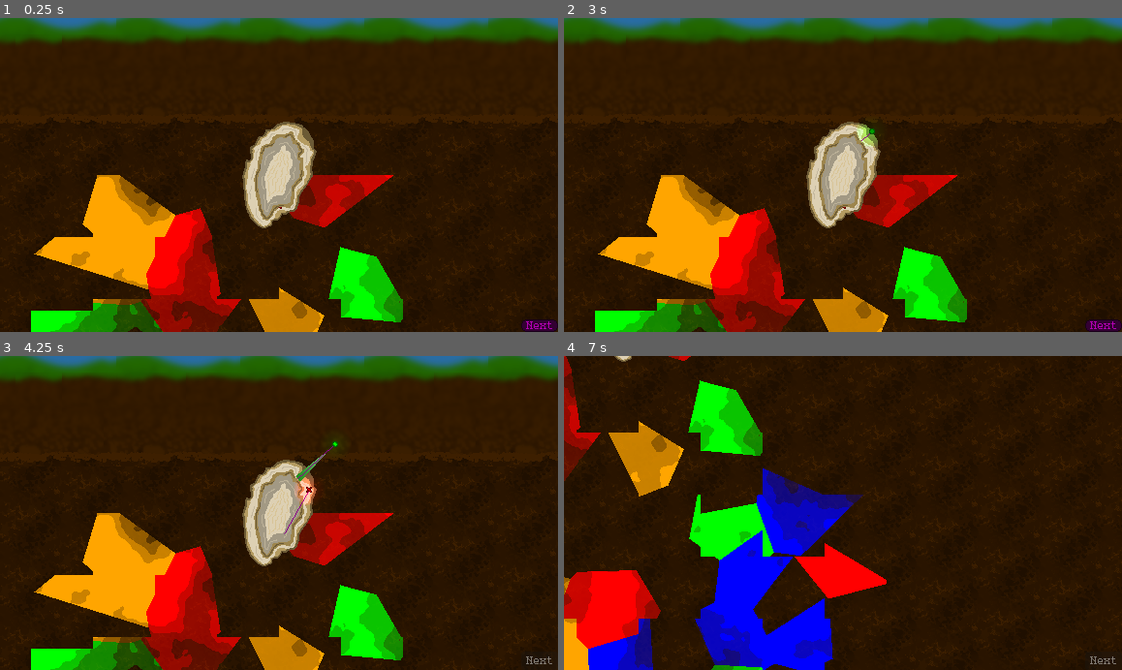
Above: before the commit, frames 1-4 (two rows, left to right).
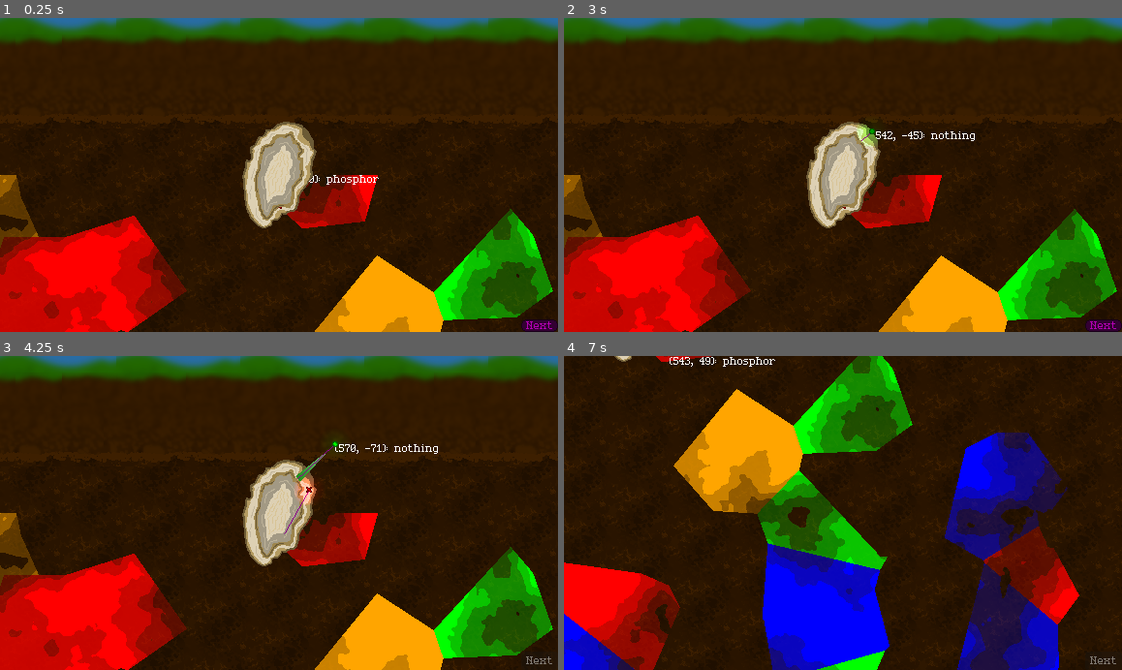
Above: after the commit, the same moments.

Repository: dragonryan06/trellis
Game: Godot game, scene res://test_world.tscn
The game is run twice, just before and just after one commit, with the same random seed, the same clock (stepped at 60 frames per second) and the same inputs.
Inputs (mouse positions are in pixels of both pictures, inside the frame that each line leads up to):
- Up to frame 1 (0.25 s): no input
- Up to frame 2 (3 s): click "Next" at 0.5 s; click "Next" at 1.25 s; click "Next" at 2 s; tap Enter at 2.75 s; drag from (859, 143) to (898, 105) at 2.77 s
- Up to frame 3 (4.25 s): tap Space at 3.5 s; drag from (279, 544) to (334, 443) at 3.52 s
- Up to frame 4 (7 s): move the mouse to (898, 443) at 4.27 s; hold Right (camera_pan_right) 4.28-5 s; click (898, 443) at 4.42 s; drag from (815, 575) to (742, 491) at 5.02 s; tap Enter at 5.75 s; move the mouse to (1010, 560) at 5.77 s; hold Down (camera_pan_down) 5.78-6.5 s; click (1010, 560) at 5.92 s; drag from (675, 465) to (670, 356) at 6.52 s

The runs differ from the first frame. In frame 1, 27% of the frame differs, in the area x 0-100%, y 50-100%; in frame 2, 27%; in frame 3, 27%; in frame 4, 46%, in the area x 0-93%, y 0-100%.

Commit message:
Public method to check what resource region you're in

Diff:
--- a/generation/soil_resources.gd
+++ b/generation/soil_resources.gd
@@ -1,6 +1,6 @@
 extends Node2D
 
-const IMAGE_DIM := Vector2i(512, 512)
+const IMAGE_DIM := Vector2i(1024, 512)
 const GRID_DIM := Vector2i(8, 8)
 const RESOURCE_TYPES: Dictionary[String, Color] = {
 	"nothing" : Color("transparent"),
@@ -28,17 +28,26 @@
 # Pairing of node (voronoi seed) position to resource type
 var _resource_nodes: Dictionary[Vector2i, String]
 
+var _resource_data: Image
+
+func get_resource_at(local_pos: Vector2) -> String:
+	if (local_pos.x < 0 or local_pos.x > IMAGE_DIM.x or local_pos.y < 0 or local_pos.y > IMAGE_DIM.y):
+		return "nothing"
+
+	return _get_nearest_resource_node(local_pos)
+
+func _process(_delta: float) -> void:
+	var mouse_pos = get_local_mouse_position()
+	$Label.position = mouse_pos
+	$Label.text = "(%d, %d): %s" % [mouse_pos.x, mouse_pos.y, get_resource_at(mouse_pos)]
+
 func _ready() -> void:
-	var sprite = Sprite2D.new()
-	sprite.texture = ImageTexture.create_from_image(_generate_resources())
-	@warning_ignore("integer_division")
-	sprite.position.y = IMAGE_DIM.y / 2
-	add_child(sprite)
+	_resource_data = _generate_resources()
+	$Visualization.texture.set_image(_resource_data)
 
 func _generate_resources() -> Image:
 	print("Generating soil resources...")
 	var t_start = Time.get_unix_time_from_system()
-
 	var image := Image.create(IMAGE_DIM.x, IMAGE_DIM.y, false, Image.FORMAT_RGBA8) # format doesn't necessarily have to be this internally
 
 	@warning_ignore("integer_division")
@@ -61,17 +70,7 @@
 	# It's technically only necessary to check this chunk and its neighbors, come back and fix this once its working.
 	for y in range(IMAGE_DIM.y):
 		for x in range(IMAGE_DIM.x):
-			var nearest_distance := INF
-			var nearest: String
-
-			for voronoi_seed in _get_local_and_neighboring_voronoi_seeds(Vector2i(x, y)):
-				if (voronoi_seed == null):
-					continue
-
-				var dist = voronoi_seed.distance_squared_to(Vector2i(x, y))
-				if (dist < nearest_distance):
-					nearest_distance = dist
-					nearest = _resource_nodes[voronoi_seed]
+			var nearest = _get_nearest_resource_node(Vector2i(x, y))
 
 			image.set_pixel(x, y, Color(
 				RESOURCE_TYPES[nearest].r,
@@ -83,16 +82,33 @@
 
 	return image
 
-func _get_local_and_neighboring_voronoi_seeds(location: Vector2i) -> Array:
+func _get_nearest_resource_node(to: Vector2i) -> String:
 	@warning_ignore("integer_division")
 	var chunk_pos = Vector2i(
-		location.x / (IMAGE_DIM.x / GRID_DIM.x),
-		location.y / (IMAGE_DIM.y / GRID_DIM.y)
+		to.x / (IMAGE_DIM.x / GRID_DIM.x),
+		to.y / (IMAGE_DIM.y / GRID_DIM.y)
 	)
-	return [
+	var neighbors = [
 		_chunks.get(chunk_pos),
 		_chunks.get(chunk_pos + Vector2i.UP),
+		_chunks.get(chunk_pos + Vector2i.UP + Vector2i.LEFT),
+		_chunks.get(chunk_pos + Vector2i.UP + Vector2i.RIGHT),
 		_chunks.get(chunk_pos + Vector2i.DOWN),
+		_chunks.get(chunk_pos + Vector2i.DOWN + Vector2i.LEFT),
+		_chunks.get(chunk_pos + Vector2i.DOWN + Vector2i.RIGHT),
 		_chunks.get(chunk_pos + Vector2i.LEFT),
 		_chunks.get(chunk_pos + Vector2i.RIGHT)
 	]
+	var nearest_distance := INF
+	var nearest: String
+
+	for resource_node in neighbors:
+		if (resource_node == null):
+			continue
+
+		var dist = resource_node.distance_squared_to(to)
+		if (dist < nearest_distance):
+			nearest_distance = dist
+			nearest = _resource_nodes[resource_node]
+
+	return nearest
--- a/generation/soil_resources.tscn
+++ b/generation/soil_resources.tscn
@@ -2,9 +2,19 @@
 
 [ext_resource type="Script" uid="uid://b37sy0e12uf3s" path="res://generation/soil_resources.gd" id="1_umswf"]
 [ext_resource type="Script" uid="uid://b31wlpyc00bk6" path="res://meta/player_camera.gd" id="2_obntx"]
+
+[sub_resource type="ImageTexture" id="ImageTexture_obntx"]
 
 [node name="SoilResources" type="Node2D" unique_id=1074567782]
 script = ExtResource("1_umswf")
 
 [node name="Camera2D" type="Camera2D" parent="." unique_id=1110551286]
 script = ExtResource("2_obntx")
+
+[node name="Visualization" type="Sprite2D" parent="." unique_id=8470746]
+texture = SubResource("ImageTexture_obntx")
+centered = false
+
+[node name="Label" type="Label" parent="." unique_id=1907031695]
+offset_right = 40.0
+offset_bottom = 11.0
--- a/test_world.tscn
+++ b/test_world.tscn
@@ -84,6 +84,7 @@
 script = ExtResource("3_dsnr4")
 
 [node name="SoilResources" parent="." unique_id=1074567782 instance=ExtResource("11_5457m")]
+position = Vector2(-512, 0)
 
 [node name="PlayerCore" parent="." unique_id=435886559 instance=ExtResource("3_1lwx6")]
 
